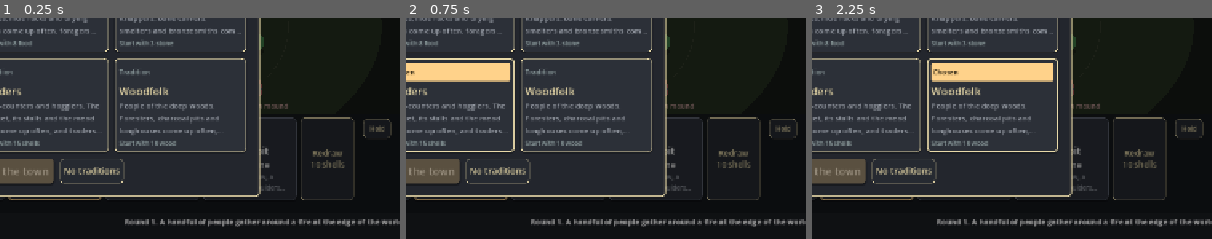
Above: before the commit, frames 1-3 (left to right).
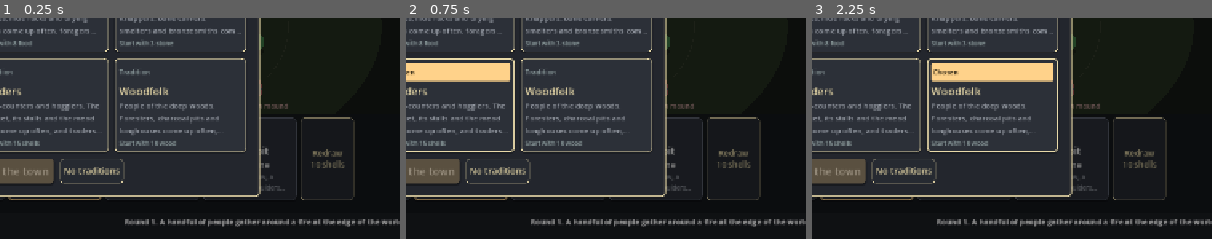
Above: after the commit, the same moments.

Repository: carltonbonks/YourEarthKeepsTurning-CityBuilder
Game: Godot game, scene res://game/main.tscn
The game is run twice, just before and just after one commit, with the same random seed, the same clock (stepped at 60 frames per second) and the same inputs.
Inputs (mouse positions are % of the whole screen's width and height, from its top left):
- Up to frame 1 (0.25 s): no input
- Up to frame 2 (0.75 s): click (43, 71) at 0.5 s, where only the run before the commit has a clickable "Hold"
- Up to frame 3 (2.25 s): click (55, 71) at 1.25 s, where only the run before the commit has a clickable "Hold"; click (67, 71) at 2 s, where only the run before the commit has a clickable "Hold"
The pictures show only the part of the screen within x 45-95%, y 46-96%; the shares and areas given below are measured in that part.

The runs differ from the first frame. In frame 1, 0.2% of the frame differs, in the area x 90-98%, y 45-55%; in frame 2, 0.2%; in frame 3, 0.2%.

Commit message:
Revert "Hold a card: keep one building card for the next round's hand"
This reverts commit b082335f7316de486a77862a24a1c88639f2215b.

Diff:
--- a/game/build_hand_view.gd
+++ b/game/build_hand_view.gd
@@ -114,25 +114,9 @@
 	btn.disabled = not run.hand.can_order(type)
 	UiKit.fade_if_disabled(btn, _why_not(blocked, def["cost"]))
 	btn.pressed.connect(_act.bind(run.hand.order.bind(type)))
-	if kind == "card":
-		_hold_toggle(btn, type)
 	btn.mouse_entered.connect(func() -> void: previewing.emit(type))
 	btn.mouse_exited.connect(func() -> void: previewing.emit(""))
 	return btn
-
-
-## A small Hold button in a dealt card's corner: keeps the card for the next round's hand.
-func _hold_toggle(card: Button, type: String) -> void:
-	var held := run.hand.held == type
-	var toggle := UiKit.primary(Button.new(), 10) if held else UiKit.secondary(Button.new(), 10)
-	toggle.text = "Held" if held else "Hold"
-	toggle.tooltip_text = "Held: this card comes back in next round's hand." if held \
-		else "Keep this card for next round's hand (one card at a time, free)."
-	toggle.set_anchors_and_offsets_preset(Control.PRESET_TOP_RIGHT)
-	toggle.position = Vector2(card.custom_minimum_size.x - 44, 2)
-	toggle.custom_minimum_size = Vector2(40, 18)
-	toggle.pressed.connect(_act.bind(run.hand.hold.bind(type)))
-	card.add_child(toggle)
 
 
 ## Later-age cards beside the buildings: tool sets (a lasting upgrade for one townsfolk group, once
--- a/sim/autoplayer.gd
+++ b/sim/autoplayer.gd
@@ -61,24 +61,6 @@
 	if int(run.stock["shells"]) >= redraw_above and run.hand.can_redraw():
 		run.hand.redraw()
 		_build_pass(run)
-	_hold_card(run)
-
-
-## Holds the dearest card it couldn't pay for, so it comes back next round.
-func _hold_card(run: RunState) -> void:
-	var best := ""
-	var best_cost := 0
-	for card: Dictionary in run.hand.cards:
-		var type: String = card["building"]
-		var cost: Dictionary = run.content.buildings[type]["cost"]
-		var total := 0
-		for good: String in cost:
-			total += int(cost[good])
-		if not run.can_afford(cost) and total > best_cost:
-			best = type
-			best_cost = total
-	if best != "" and run.hand.held != best:
-		run.hand.hold(best)
 
 
 ## Orders a building if a card for it is in hand.
--- a/sim/build_hand.gd
+++ b/sim/build_hand.gd
@@ -13,8 +13,6 @@
 var milestone := {}
 ## Redraws used this round.
 var redraws := 0
-## A card held over to the next round's hand (like freezing the shop in Hearthstone Battlegrounds), or "".
-var held := ""
 
 
 func _init(run_state: RunState) -> void:
@@ -24,25 +22,7 @@
 ## Deals a fresh hand for the round (called as the build phase begins).
 func deal() -> void:
 	redraws = 0
-	var kept := held
-	held = ""
 	_fill(SeededRng.stream(run.run_seed, "build_cards", run.round_number * 10))
-	# A held card comes back on top of the new hand, as long as it can still go up.
-	if kept != "" and eligible(kept) and not cards.any(func(c: Dictionary) -> bool: return c["building"] == kept):
-		cards.append({"building": kept, "need": need(kept), "held": true})
-
-
-## Holds a card in hand over to the next round (one at a time; holding it again lets it go). Free.
-func can_hold(type: String) -> bool:
-	return run.phase == RunState.Phase.BUILD and cards.any(func(c: Dictionary) -> bool: return c["building"] == type)
-
-
-func hold(type: String) -> bool:
-	if not can_hold(type):
-		return false
-	held = "" if held == type else type
-	run.record.note_action({"kind": "hold", "building": type, "held": held == type})
-	return true
 
 
 ## Deals new cards in place of the unused ones, once a round, for shells.
@@ -58,9 +38,6 @@
 	redraws += 1
 	var before := cards.map(func(c: Dictionary) -> String: return c["building"])
 	_fill(SeededRng.stream(run.run_seed, "build_cards", run.round_number * 10 + redraws), before)
-	# A redraw never takes away the held card.
-	if held != "" and not cards.any(func(c: Dictionary) -> bool: return c["building"] == held):
-		cards.append({"building": held, "need": need(held)})
 	run.record.note_action({"kind": "redraw", "cost": redraw_cost()})
 	run.record.note_list("build_hands", {"cards": labels()})
 	return true
@@ -97,8 +74,6 @@
 		return false
 	if run.content.buildings[type].get("basic", false):
 		return true
-	if held == type:
-		held = ""
 	if milestone.get("building", "") == type:
 		milestone = {}
 	else:
--- a/tests/test_hold.gd
+++ /dev/null
@@ -1,67 +0,0 @@
-extends TestCase
-## Holding a building card keeps it for the next round's hand.
-
-
-func _run() -> RunState:
-	var run := RunState.new(Content.load_default(), 4821)
-	run.choose_traditions([])
-	return run
-
-
-func test_a_held_card_comes_back_next_round() -> void:
-	var run := _run()
-	var type: String = run.hand.cards[0]["building"]
-	check(run.hand.hold(type), "a card in hand can be held")
-	check_eq(run.hand.held, type, "it is held")
-	run.round_number += 1
-	run.hand.deal()
-	check(run.hand.cards.any(func(c: Dictionary) -> bool: return c["building"] == type), "it is in the next hand")
-	check_eq(run.hand.held, "", "and no longer held")
-
-
-func test_holding_again_lets_go() -> void:
-	var run := _run()
-	var type: String = run.hand.cards[0]["building"]
-	run.hand.hold(type)
-	run.hand.hold(type)
-	check_eq(run.hand.held, "", "holding twice lets the card go")
-
-
-func test_one_card_at_a_time() -> void:
-	var run := _run()
-	var a: String = run.hand.cards[0]["building"]
-	var b: String = run.hand.cards[1]["building"]
-	run.hand.hold(a)
-	run.hand.hold(b)
-	check_eq(run.hand.held, b, "holding another card swaps the hold")
-
-
-func test_ordering_a_held_card_clears_the_hold() -> void:
-	var run := _run()
-	run.stock["wood"] = 999
-	run.stock["stone"] = 999
-	run.stock["shells"] = 999
-	var type := ""
-	for c: Dictionary in run.hand.cards:
-		if run.hand.can_order(c["building"]):
-			type = c["building"]
-			break
-	if type == "":
-		return
-	run.hand.hold(type)
-	check(run.hand.order(type), "the held card can still be ordered")
-	check_eq(run.hand.held, "", "and is no longer held")
-
-
-func test_redraw_keeps_the_held_card() -> void:
-	var run := _run()
-	run.stock["shells"] = 999
-	var type: String = run.hand.cards[0]["building"]
-	run.hand.hold(type)
-	run.hand.redraw()
-	check(run.hand.cards.any(func(c: Dictionary) -> bool: return c["building"] == type), "a redraw keeps the held card")
-
-
-func test_cards_not_in_hand_cannot_be_held() -> void:
-	var run := _run()
-	check(not run.hand.hold("stone_keep"), "only a card in hand can be held")
